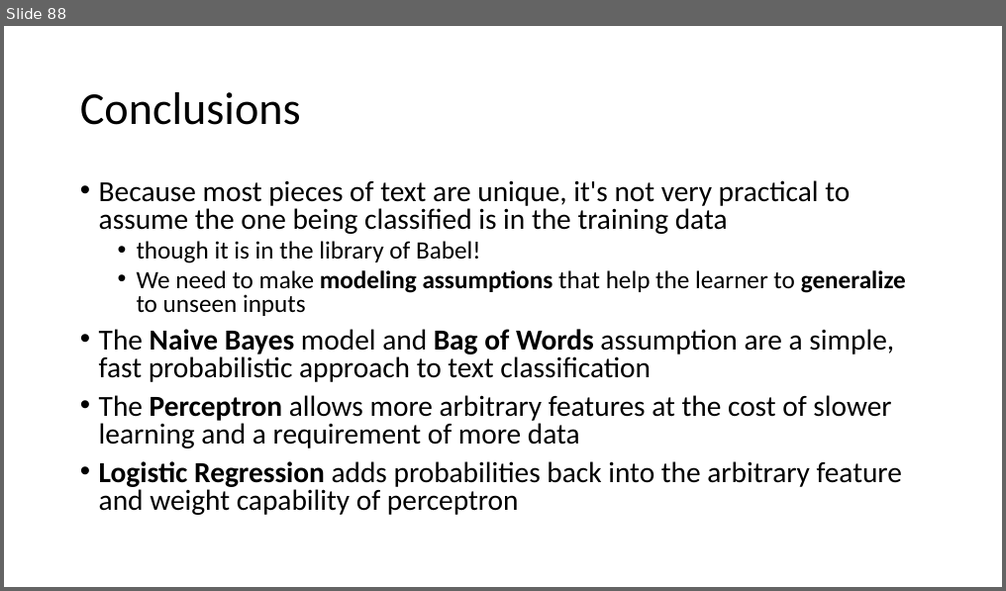
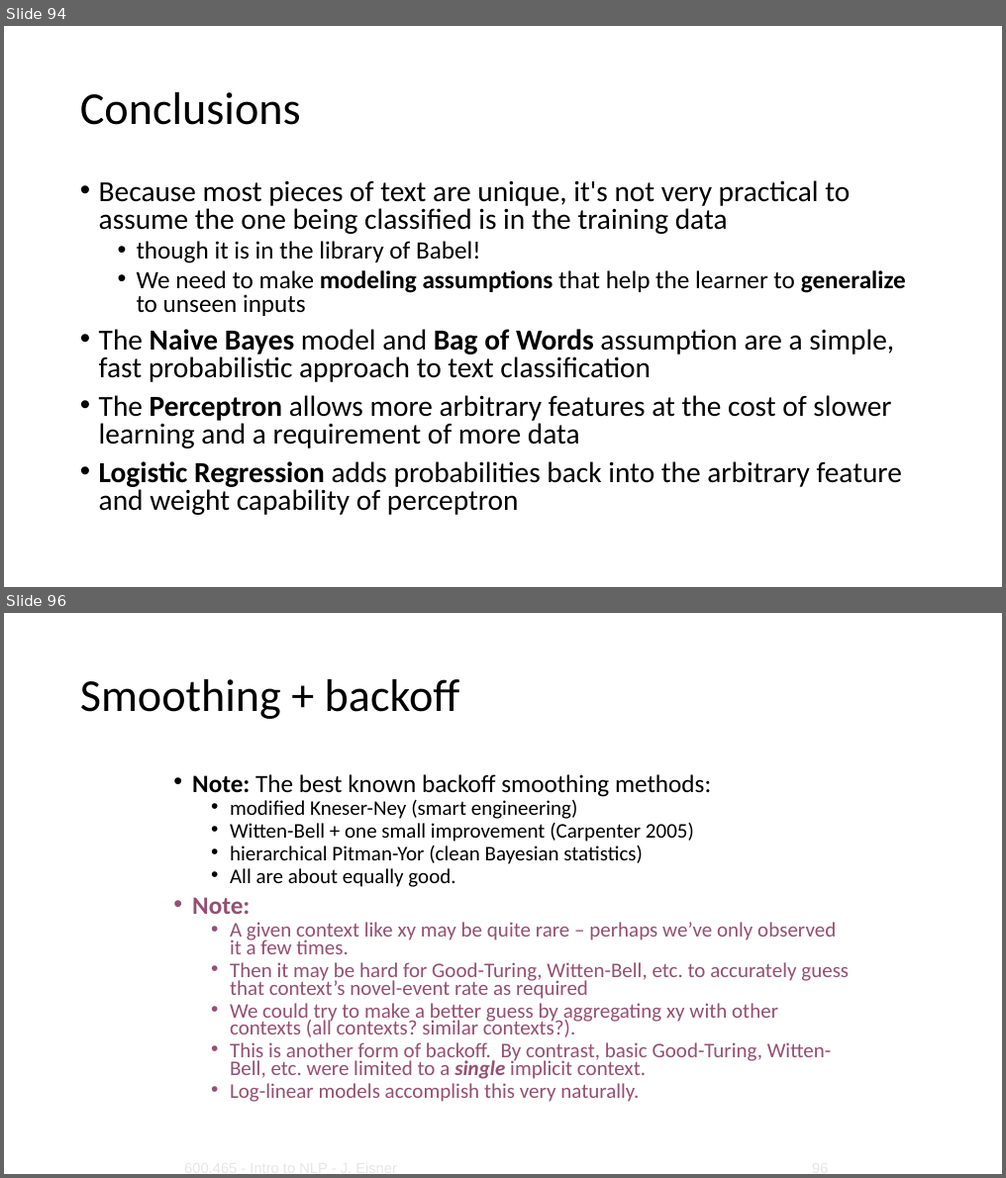
Before and after one commit to isi-nlp/csci_544_fa_18_slides, a slide deck: review_1003.pptx. Shown one above the other, each under a label of ours: slide 88 before the commit, slides 94 and 96 after it; the slides between them are not shown. The pictures are 1006x591 and 1006x1178 pixels, drawn with LibreOffice and Linux fonts; fonts in the diff are those of the drawing. Boxes give left, top, right and bottom in pixels: in the first picture for what was removed or moved away, otherwise in the second. Text is boxed around its words. In the diff, an @@ line names an element or a change of style, - is before the commit and + after.

```diff
--- a/review_1003.pptx
+++ b/review_1003.pptx
@@ slide 96 added at [4, 613, 1002, 1174], background #FFFFFF @@
@@ title added at [80, 679, 460, 719], 44 pt, text #000000 @@
+Smoothing + backoff
@@ text added at [192, 774, 848, 1102], 20 pt, text #954F72 @@
+• Note: The best known backoff smoothing methods:
+  • modified Kneser-Ney (smart engineering)
+  • Witten-Bell + one small improvement (Carpenter 2005)
+  • hierarchical Pitman-Yor (clean Bayesian statistics)
+  • All are about equally good.
+• Note:
+  • A given context like xy may be quite rare – perhaps we’ve only observed it a few times.
+  • Then it may be hard for Good-Turing, Witten-Bell, etc. to accurately guess that context’s novel-event rate as required
+  • We could try to make a better guess by aggregating xy with other contexts (all contexts? similar contexts?).
+  • This is another form of backoff. By contrast, basic Good-Turing, Witten-Bell, etc. were limited to a single implicit context.
+  • Log-linear models accomplish this very naturally.
@@ what was slide 88 is now slide 94 @@
```
Also in this commit, not shown: 1 slide changed, 48 other slides added.
